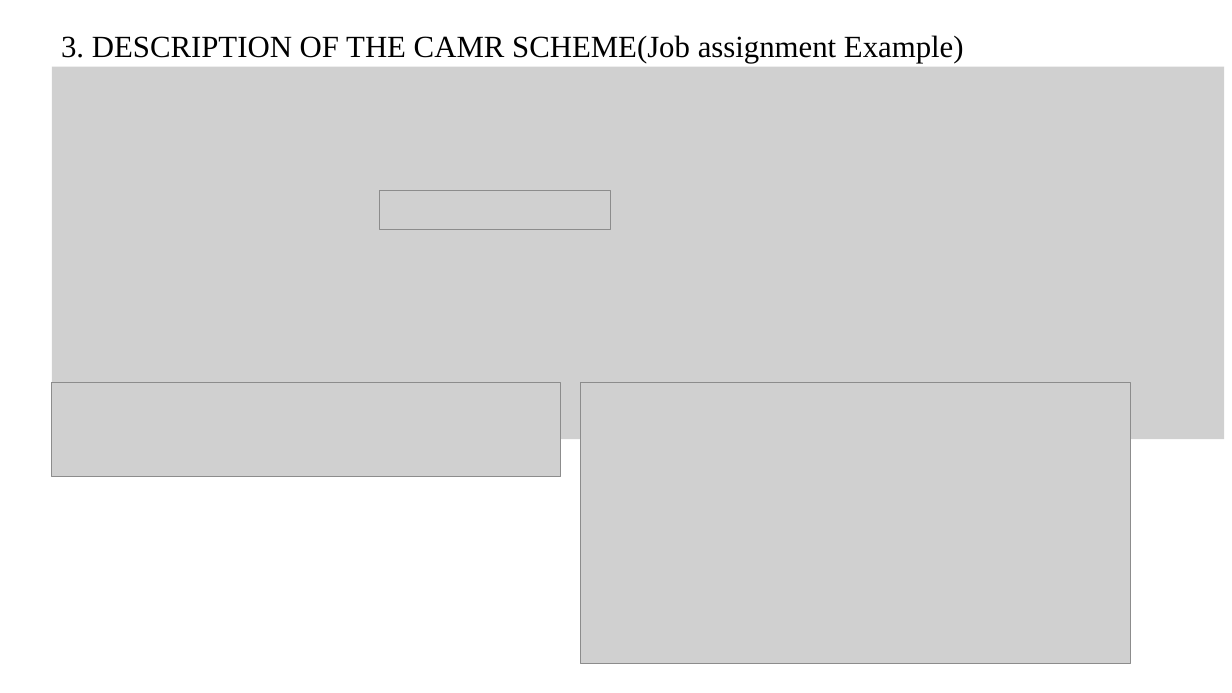
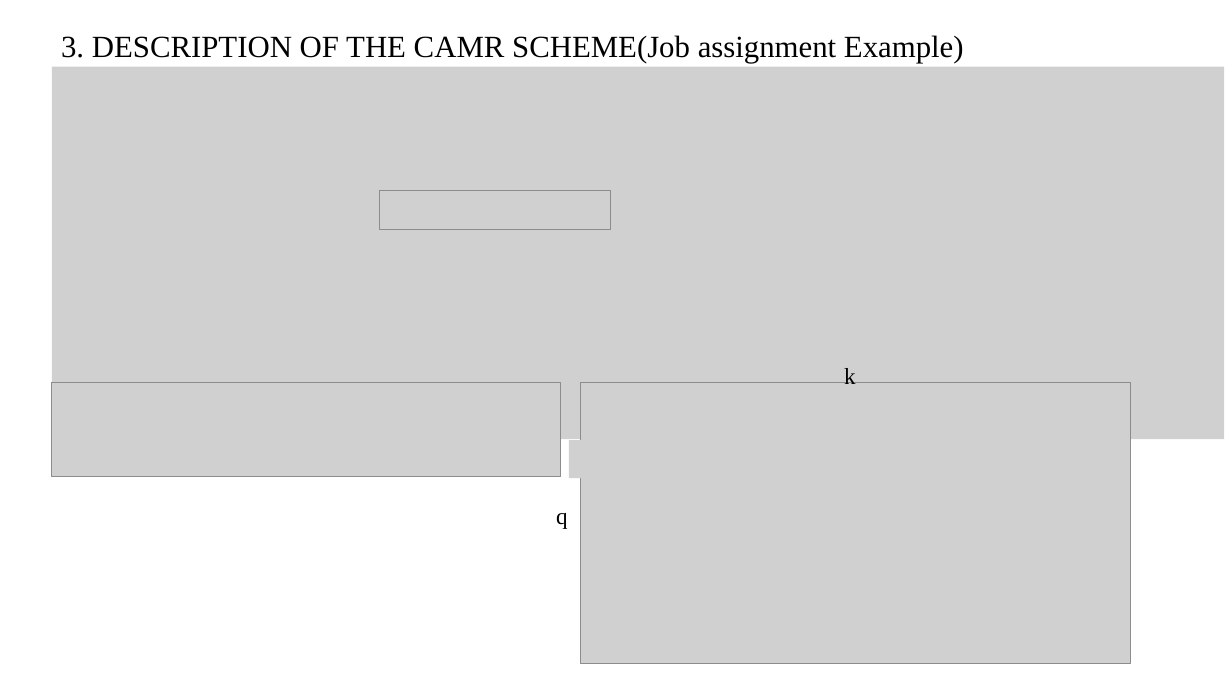
Before and after one commit to zhaojiayi/learning, a slide deck: slide 9 of EE/ppt/CAMR Coded Aggregated MapReduce.pptx. Drawn at 1232x693 pixels with LibreOffice and Linux fonts; fonts in the diff are those of the drawing; grey boxes stand for pictures. Boxes give left, top, right and bottom in pixels: in the first picture for what was removed or moved away, otherwise in the second. Text is boxed around its words. In the diff, an @@ line names an element or a change of style, - is before the commit and + after.

```diff
--- a/EE/ppt/CAMR Coded Aggregated MapReduce.pptx
+++ b/EE/ppt/CAMR Coded Aggregated MapReduce.pptx
@@ text added at [844,368,856,384], 18 pt, text #000000 @@
+k
@@ picture added at [569,440,619,478] @@
@@ text added at [556,513,568,529], 18 pt, text #000000 @@
+q
```
Also in this commit, not shown: 1 other slide changed, 12 other files.
